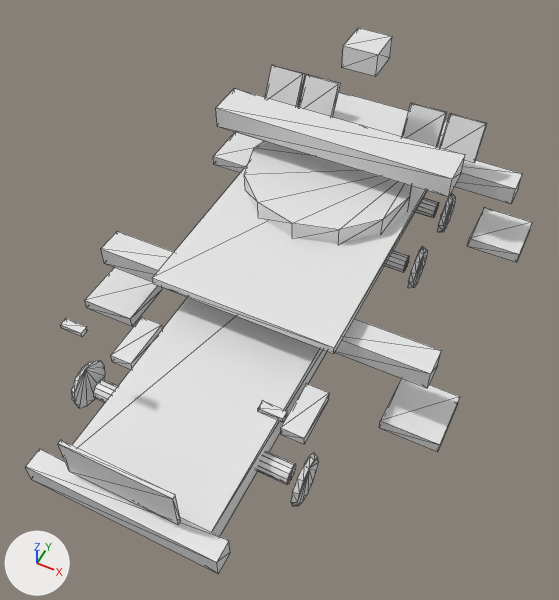
Renders of the OBJ model Assets/_Project/Art/Environment/Dominion/SAM01_Picket/SAM01_Metal.obj from each side of a commit.
Camera for both pictures: a 50 mm camera at (5.68, -11.53, 15.26) aimed at (0.37, -0.9, 1.98). Every picture has the same lights, and +X, +Y and +Z are marked at lower left. The picture after the commit comes second. Mesh edges are drawn as thin lines. Where no turn or scale is listed for an object, it has been applied to the vertices.

Objects in the first picture: 'SAM01_Metal'.
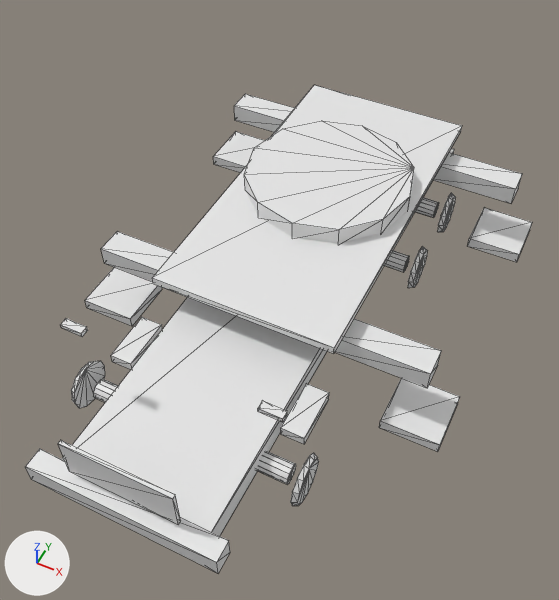
Changed parts and their boxes (x1, y1, x2, y2) in the pictures (559 x 600 px):
'SAM01_Metal', reshaped (10% shorter)
    before: (25, 28, 532, 573)
    after: (25, 85, 532, 573)
part 1 of me_sam01_metal, deleted
    before: (216, 28, 487, 197)

The edits, one by one:
me_sam01_metal is used by ob_sam01_metal; location (0.0, 0.0, 0.0).
me_sam01_metal had 440 vertices, 740 faces and spanned x -4.8..4.8, y -6.91..6.77, z 0.0..5.58.
me_sam01_metal now has 392 vertices, 668 faces and spans x -4.8..4.8, y -6.91..6.77, z 0.0..3.8.
me_sam01_metal part 1: 6 loose pieces with 48 vertices, spanning x -3.05..3.05, y 2.41..5.57, z 2.65..5.58, are deleted.
